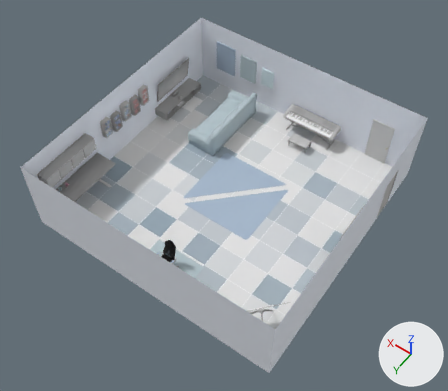
The glTF model src/assets/models/office.glb, before and after one commit.
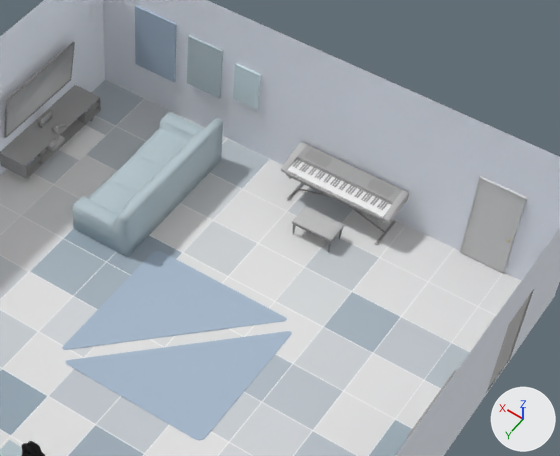
Old and new are each drawn whole from a 50 mm camera at (-32.3, 48.4, 74.8) aimed at (-0.1, 3.3, 3.9) and again close up on the part from 35% to 92% of the width and 10% to 63% of the height. Lighting does not change. The marker at lower right points along +X, +Y and +Z. Where no turn or scale is listed for an object, it has been applied to the vertices. Vertices at the same position are counted once.

The first close-up shows 'Floor', 'Piano', 'Piano_Chair', 'Room', 'TV'.
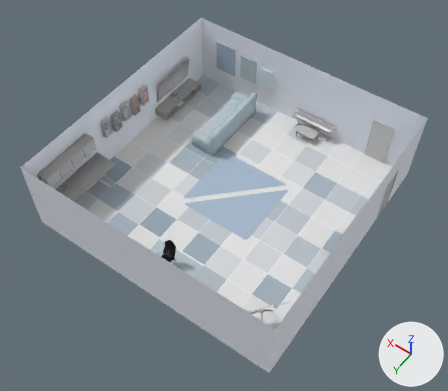
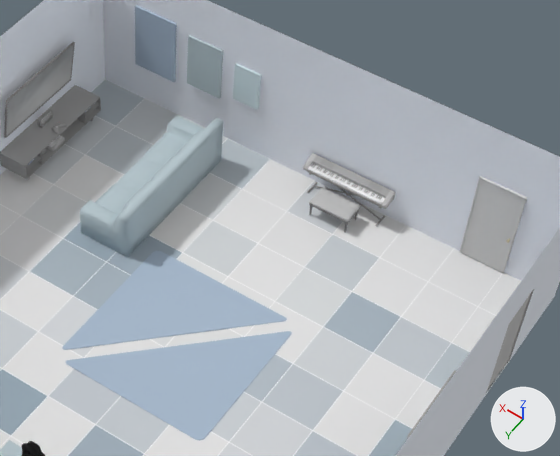
Pixel boxes [x1, y1, x2, y2] of what changed, in the close-ups (560 x 456 px; the box of a moved part takes in the faces that stretch with it):
'Piano', reshaped, moved (28% narrower, 28% shorter)
    before: [281, 142, 409, 245]
    after: [303, 153, 395, 227]
'Piano_Chair', moved
    before: [292, 206, 344, 252]
    after: [309, 187, 361, 233]
part 1 of me_room_base_002, deleted
    before: [59, 125, 106, 161]
part 2 of me_cube_012, moved or reshaped
    before: [287, 159, 298, 172]
    after: [308, 163, 313, 170]
part 3 of me_cube_012, moved or reshaped
    before: [291, 162, 304, 175]
    after: [311, 165, 317, 172]
part 4 of me_cube_012, moved or reshaped (not visible afterwards)
    before: [294, 163, 304, 176]
part 5 of me_cube_012, moved or reshaped
    before: [300, 166, 312, 179]
    after: [318, 168, 324, 175]
part 6 of me_cube_012, moved or reshaped (not visible afterwards)
    before: [302, 167, 313, 180]
part 7 of me_cube_012, moved or reshaped
    before: [307, 169, 319, 182]
    after: [323, 171, 329, 177]
part 8 of me_cube_012, moved or reshaped
    before: [309, 170, 320, 183]
    after: [325, 171, 330, 178]
part 9 of me_cube_012, moved or reshaped
    before: [316, 173, 327, 186]
    after: [330, 174, 336, 180]
part 10 of me_cube_012, moved or reshaped
    before: [318, 174, 329, 187]
    after: [331, 175, 337, 181]
part 11 of me_cube_012, moved or reshaped
    before: [322, 176, 334, 189]
    after: [335, 177, 341, 183]
part 12 of me_cube_012, moved or reshaped (not visible afterwards)
    before: [324, 177, 335, 190]
part 13 of me_cube_012, moved or reshaped
    before: [331, 181, 343, 194]
    after: [342, 180, 348, 186]
part 14 of me_cube_012, moved or reshaped
    before: [333, 181, 344, 195]
    after: [343, 180, 349, 187]
part 15 of me_cube_012, moved or reshaped
    before: [338, 184, 350, 197]
    after: [347, 182, 353, 189]
part 16 of me_cube_012, moved or reshaped
    before: [281, 142, 409, 245]
    after: [303, 153, 395, 227]
part 17 of me_cube_007, moved or reshaped
    before: [72, 112, 204, 249]
    after: [80, 115, 204, 249]

What changed in the scene script:
```text
Change me_room_base_002:
    where me_room_base_002.from_pydata(...)  # 686 vertices, 1218 faces; spans x -19.3..20.7, y -19.5..20.5, z 0.0..12.3
    me_room_base_002 part 1: the loose piece of 8 vertices spanning x 16.7..18.7, y -14.1..-10.6, z 0.0 is deleted
Change me_cube_012:
    remove me_cube_012.from_pydata(...)  # 1257 vertices, 2166 faces; spans x -4.58..4.58, y -1.24..1.67, z -2.47..0.91
    add me_cube_012.from_pydata(...)  # 1257 vertices, 2166 faces; spans x -3.55..3.53, y -0.28..1.04, z -2.48..0.36
    me_cube_012 part 2: the loose piece of 12 vertices spanning x 3.87..4.05, y 0.09..1.56, z 0.34..0.49 is scaled about its middle by (0.773, 0.452, 0.836), then moved by (-0.9, -0.17, -0.48)
    me_cube_012 part 3: the loose piece of 12 vertices spanning x 3.5..3.67, y 0.09..1.56, z 0.34..0.49 is scaled about its middle by (0.773, 0.452, 0.836), then moved by (-0.82, -0.17, -0.48)
    me_cube_012 part 4: the loose piece of 12 vertices spanning x 3.31..3.48, y 0.09..1.56, z 0.34..0.49 is scaled about its middle by (0.773, 0.452, 0.836), then moved by (-0.78, -0.17, -0.48)
    me_cube_012 part 5: the loose piece of 12 vertices spanning x 2.74..2.91, y 0.09..1.56, z 0.34..0.49 is scaled about its middle by (0.773, 0.452, 0.836), then moved by (-0.65, -0.17, -0.48)
    me_cube_012 part 6: the loose piece of 12 vertices spanning x 2.55..2.73, y 0.09..1.56, z 0.34..0.49 is scaled about its middle by (0.773, 0.452, 0.836), then moved by (-0.6, -0.17, -0.48)
    me_cube_012 part 7: the loose piece of 12 vertices spanning x 2.18..2.35, y 0.09..1.56, z 0.34..0.49 is scaled about its middle by (0.773, 0.452, 0.836), then moved by (-0.52, -0.17, -0.48)
    me_cube_012 part 8: the loose piece of 12 vertices spanning x 1.99..2.16, y 0.09..1.56, z 0.34..0.49 is scaled about its middle by (0.773, 0.452, 0.836), then moved by (-0.48, -0.17, -0.48)
    me_cube_012 part 9: the loose piece of 12 vertices spanning x 1.42..1.59, y 0.09..1.56, z 0.34..0.49 is scaled about its middle by (0.773, 0.452, 0.836), then moved by (-0.35, -0.17, -0.48)
    me_cube_012 part 10: the loose piece of 12 vertices spanning x 1.23..1.41, y 0.09..1.56, z 0.34..0.49 is scaled about its middle by (0.773, 0.452, 0.836), then moved by (-0.31, -0.17, -0.48)
    me_cube_012 part 11: the loose piece of 12 vertices spanning x 0.86..1.03, y 0.09..1.56, z 0.34..0.49 is scaled about its middle by (0.773, 0.452, 0.836), then moved by (-0.22, -0.17, -0.48)
    me_cube_012 part 12: the loose piece of 12 vertices spanning x 0.67..0.84, y 0.09..1.56, z 0.34..0.49 is scaled about its middle by (0.773, 0.452, 0.836), then moved by (-0.18, -0.17, -0.48)
    me_cube_012 part 13: the loose piece of 12 vertices spanning x 0.1..0.27, y 0.09..1.56, z 0.34..0.49 is scaled about its middle by (0.773, 0.452, 0.836), then moved by (-0.05, -0.17, -0.48)
    me_cube_012 part 14: the loose piece of 12 vertices spanning x -0.09..0.09, y 0.09..1.56, z 0.34..0.49 is scaled about its middle by (0.773, 0.452, 0.836), then moved by (-0.01, -0.17, -0.48)
    me_cube_012 part 15: the loose piece of 12 vertices spanning x -0.46..-0.29, y 0.09..1.56, z 0.34..0.49 is scaled about its middle by (0.773, 0.452, 0.836), then moved by (0.08, -0.17, -0.48)
    me_cube_012 part 16: 936 of 1257 vertices moved; they spanned x -4.58..4.58, y -1.24..1.67, z -2.47..0.91 and now span x -3.55..3.53, y -0.28..1.04, z -2.48..0.36; mean shift (0.13, 0.05, -0.38); largest move (4.58, -1.24, 0.91) -> (3.53, -0.28, 0.36)
Change me_cube_007:
    where me_cube_007.from_pydata(...)  # 1472 vertices, 2584 faces; spans x 6.98..20.08, y -17.48..-5.12, z -0.01..7.34
    me_cube_007 part 17: all 144 vertices in x 9.26..12.01, y -17.48..-5.12, z 0.0..2.61 are scaled about their middle by (0.859, 1, 1), then moved by (-0.5, 0.0, 0.0)
Change ob_piano:
    ob_piano.location: (-2.44, -17.97, 2.48) -> (-2.44, -18.94, 2.48)
Change ob_piano_chair:
    ob_piano_chair.location: (-2.43, -14.45, 0.83) -> (-2.43, -16.84, 0.83)
```
